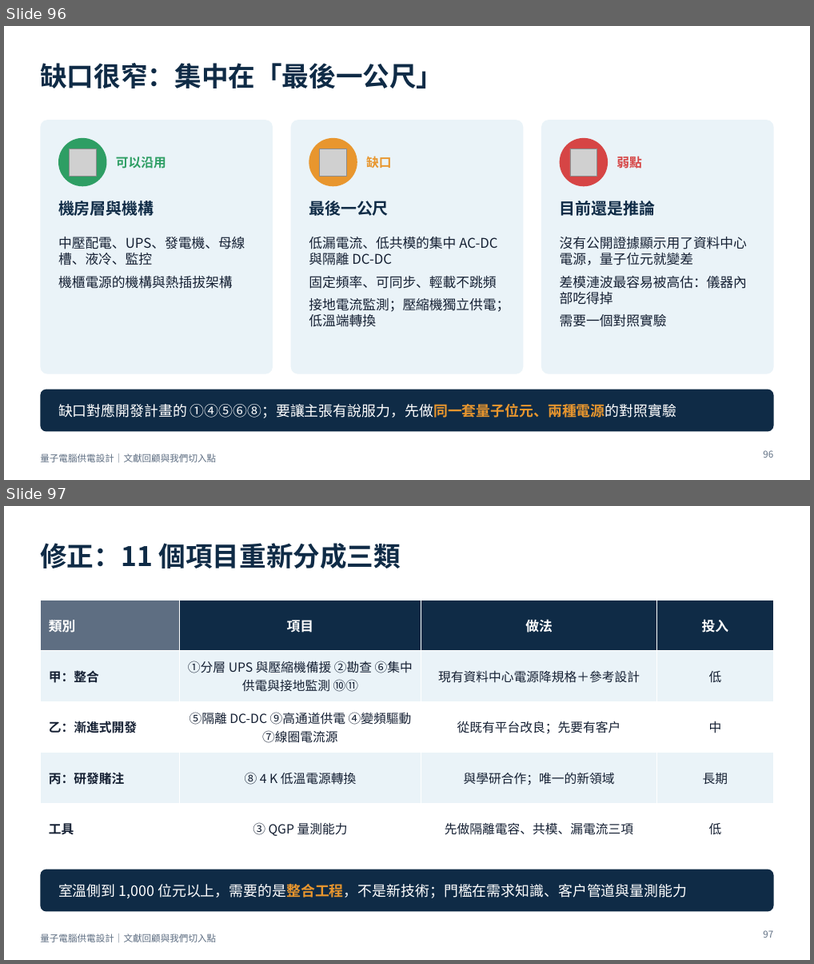
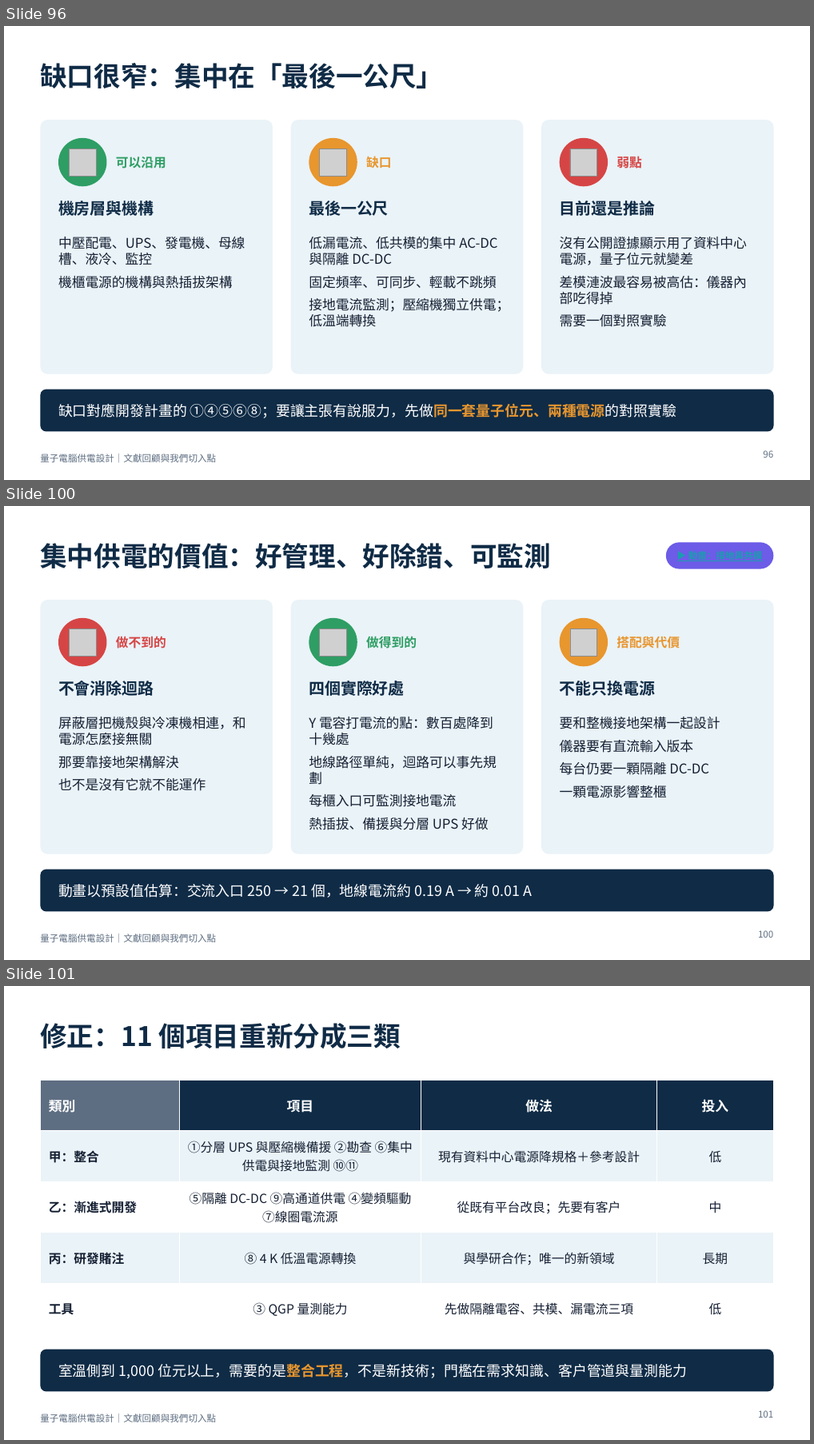
Before and after one commit to pcpcchen-coder/QuantumComputing, a slide deck: slides/output/qc-power-supply.pptx. Shown one above the other, each under a label of ours: slides 96 and 97 before the commit, slides 96, 100 and 101 after it; the slides between them are not shown. The pictures are 814x964 and 814x1444 pixels, drawn with LibreOffice and Linux fonts; fonts in the diff are those of the drawing; grey boxes stand for pictures. Boxes give left, top, right and bottom in pixels: in the first picture for what was removed or moved away, otherwise in the second. Text is boxed around its words. In the diff, an @@ line names an element or a change of style, - is before the commit and + after.

```diff
--- a/slides/output/qc-power-supply.pptx
+++ b/slides/output/qc-power-supply.pptx
@@ slide 100 added at [4,506,810,960], background #FFFFFF; not listed: 1 template element that a slide beside it also shows @@
@@ title added at [40,543,551,568], 32 pt, text #0F2B46, bold @@
+集中供電的價值：好管理、好除錯、可監測
@@ rounded rectangle added at [666,542,774,569], fill #6C5CE7 @@
@@ rounded rectangle added at [40,600,273,854], fill #EAF3F8 @@
@@ rounded rectangle added at [290,600,523,854], fill #EAF3F8 @@
@@ rounded rectangle added at [542,600,774,854], fill #EAF3F8 @@
@@ ellipse added at [58,618,107,666], fill #D64545 @@
@@ ellipse added at [309,618,358,666], fill #2E9E64 @@
@@ ellipse added at [560,618,608,666], fill #E8962E @@
@@ picture added at [70,629,97,656] @@
@@ text added at [116,636,166,648], 15 pt, text #D64545, bold @@
+做不到的
@@ picture added at [320,629,347,656] @@
@@ text added at [366,636,417,648], 15 pt, text #2E9E64, bold @@
+做得到的
@@ picture added at [570,629,598,656] @@
@@ text added at [617,636,680,648], 15 pt, text #E8962E, bold @@
+搭配與代價
@@ text added at [58,680,154,696], 19 pt, text #0F2B46, bold @@
+不會消除迴路
@@ text added at [309,680,404,696], 19 pt, text #0F2B46, bold @@
+四個實際好處
@@ text added at [560,680,655,696], 19 pt, text #0F2B46, bold @@
+不能只換電源
@@ text added at [58,716,246,791], 16 pt, text #152033 @@
+屏蔽層把機殼與冷凍機相連，和電源怎麼接無關
+那要靠接地架構解決
+也不是沒有它就不能運作
@@ text added at [309,716,497,830], 16 pt, text #152033 @@
+Y 電容打電流的點：數百處降到十幾處
+地線路徑單純，迴路可以事先規劃
+每櫃入口可監測接地電流
+熱插拔、備援與分層 UPS 好做
@@ text added at [560,716,721,798], 16 pt, text #152033 @@
+要和整機接地架構一起設計
+儀器要有直流輸入版本
+每台仍要一顆隔離 DC-DC
+一顆電源影響整櫃
@@ rounded rectangle added at [40,869,774,912], fill #0F2B46 @@
@@ text added at [58,884,533,897], 17 pt, text #FFFFFF @@
+動畫以預設值估算：交流入口 250 → 21 個，地線電流約 0.19 A → 約 0.01 A
@@ page number added at [758,930,774,937], 11 pt, text #5E6E82 @@
+100
@@ what was slide 97 is now slide 101 @@
@@ page number at [758,1410,774,1417]: text changed @@
-97
+101
```
Also in this commit, not shown: 1 slide changed, 3 other slides added, 4 other files.
